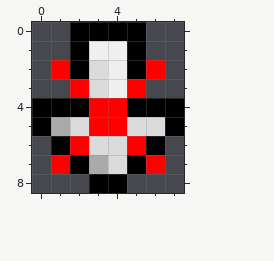
Pixel-art sprite, stored at Assets/Sprites/UI/Item Pickup Arrow With Red X.png. The picture above is the old version.
The file is 8x9 pixels.
The result:
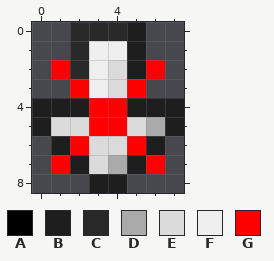
Palette (. is transparent): A #000000  B #1e1e1e  C #292929  D #aaaaaa  E #dbdbdb  F #efefef  G #ff0000
The edit:
Changed rows in their new state; - is an unchanged pixel.
first column x 0:
0 --CCCB--
1 --C--B--
2 --CFEB--
3 ---FE---
4 BBB--BBB
5 BE----DB
6 -B----B-
7 --BEDB--
8 ---BB---
Pixel boxes of the changes (left, top, right, bottom) in both pictures:
changed: (32, 22, 184, 193)
